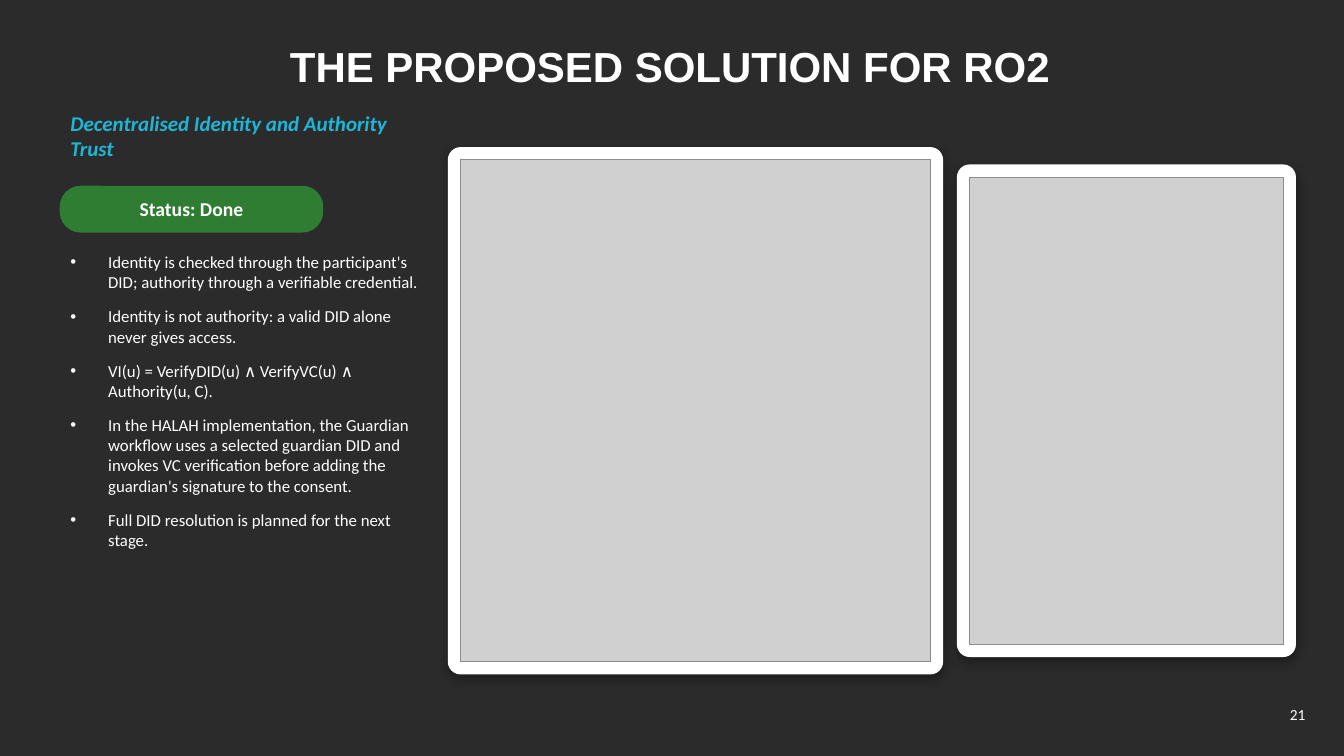
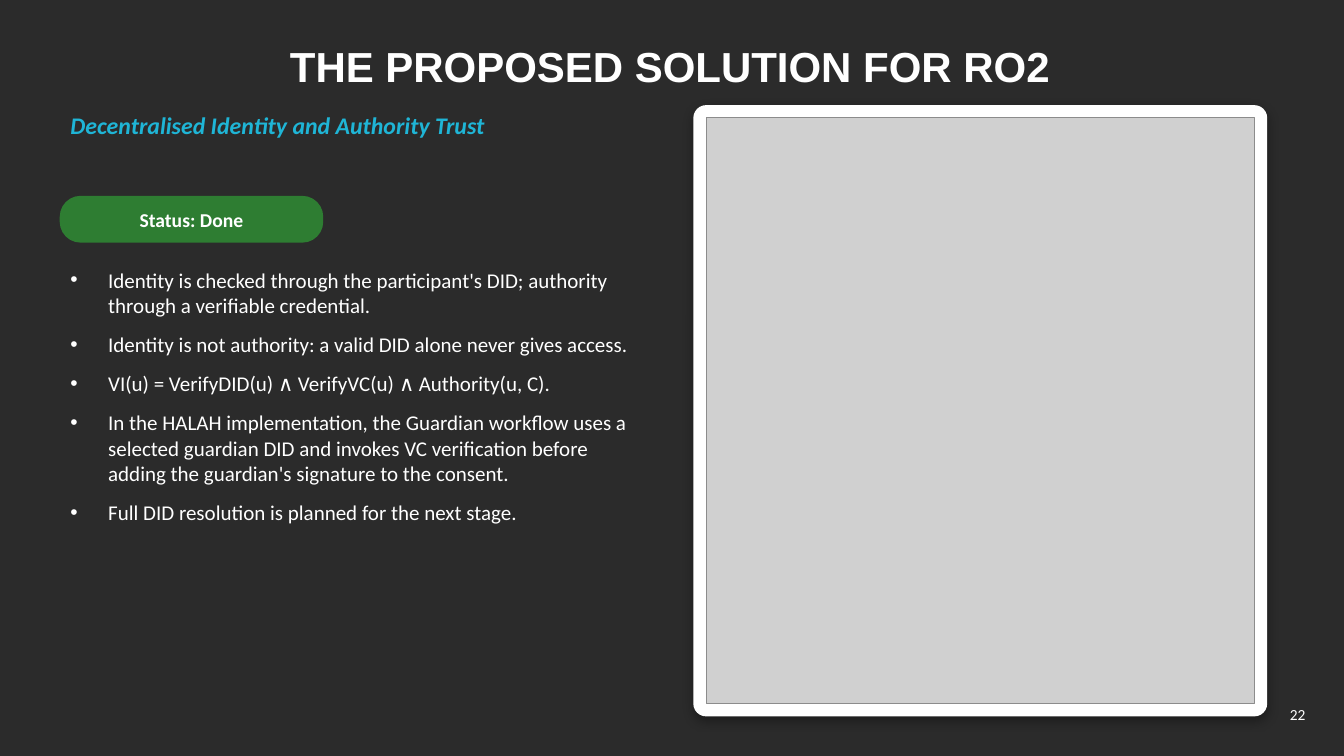
Before and after one commit to yasir12345678900/HealthRWA-Sepolia-Personal-try, a slide deck: slide 22 of docs/Yasir_CA2_Reassessment_Slides.pptx (slide 21 before the commit). Drawn at 1344x756 pixels with LibreOffice and Linux fonts; fonts in the diff are those of the drawing; grey boxes stand for pictures; background and template pictures are left out; a plain dark background stands for a picture behind light text. Boxes give left, top, right and bottom in pixels: in the first picture for what was removed or moved away, otherwise in the second. Text is boxed around its words. In the diff, an @@ line names an element or a change of style, - is before the commit and + after.

```diff
--- a/docs/Yasir_CA2_Reassessment_Slides.pptx
+++ b/docs/Yasir_CA2_Reassessment_Slides.pptx
@@ text "Decentralised Identity and Authority Trust" at (70, 117, 484, 138): size 15 to 17 pt @@
@@ rounded rectangle: place and size @@
-rounded rectangle at (958, 165, 1296, 656)
+rounded rectangle at (695, 106, 1267, 716)
@@ rounded rectangle at (695, 106, 1267, 716): proportions changed @@
@@ picture: place and size @@
-picture at (461, 160, 931, 662)
+picture at (707, 118, 1255, 704)
@@ rounded rectangle removed at (449, 148, 943, 675) @@
@@ picture removed at (970, 177, 1284, 644) @@
@@ text "Status: Done": place and size @@
-text "Status: Done" at (140, 203, 243, 216)
+text "Status: Done" at (140, 214, 243, 227)
@@ rounded rectangle: place and size @@
-rounded rectangle at (60, 187, 323, 232)
+rounded rectangle at (60, 197, 323, 242)
@@ text "Identity is checked through the ...": place and size @@
-text "Identity is checked through the ..." at (108, 256, 417, 549)
+text "Identity is checked through the ..." at (108, 273, 627, 524)
@@ text "Identity is checked through the ..." at (108, 273, 627, 524): size 12 to 15 pt @@
@@ page number at (1290, 710, 1306, 720): text changed @@
-21
+22
```
Also in this commit, not shown: 6 other slides changed, 6 slides added, 3 other files.
